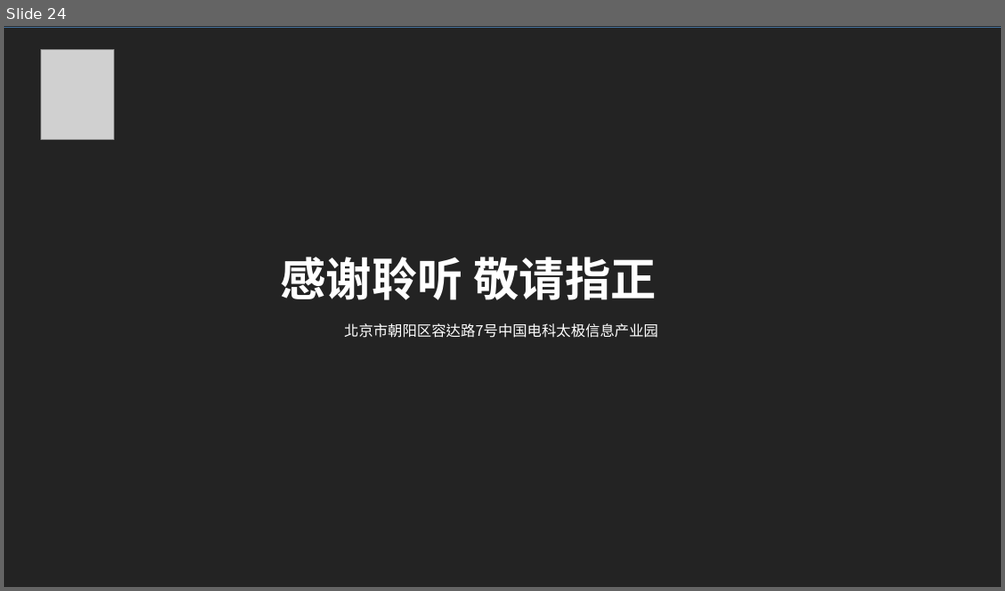
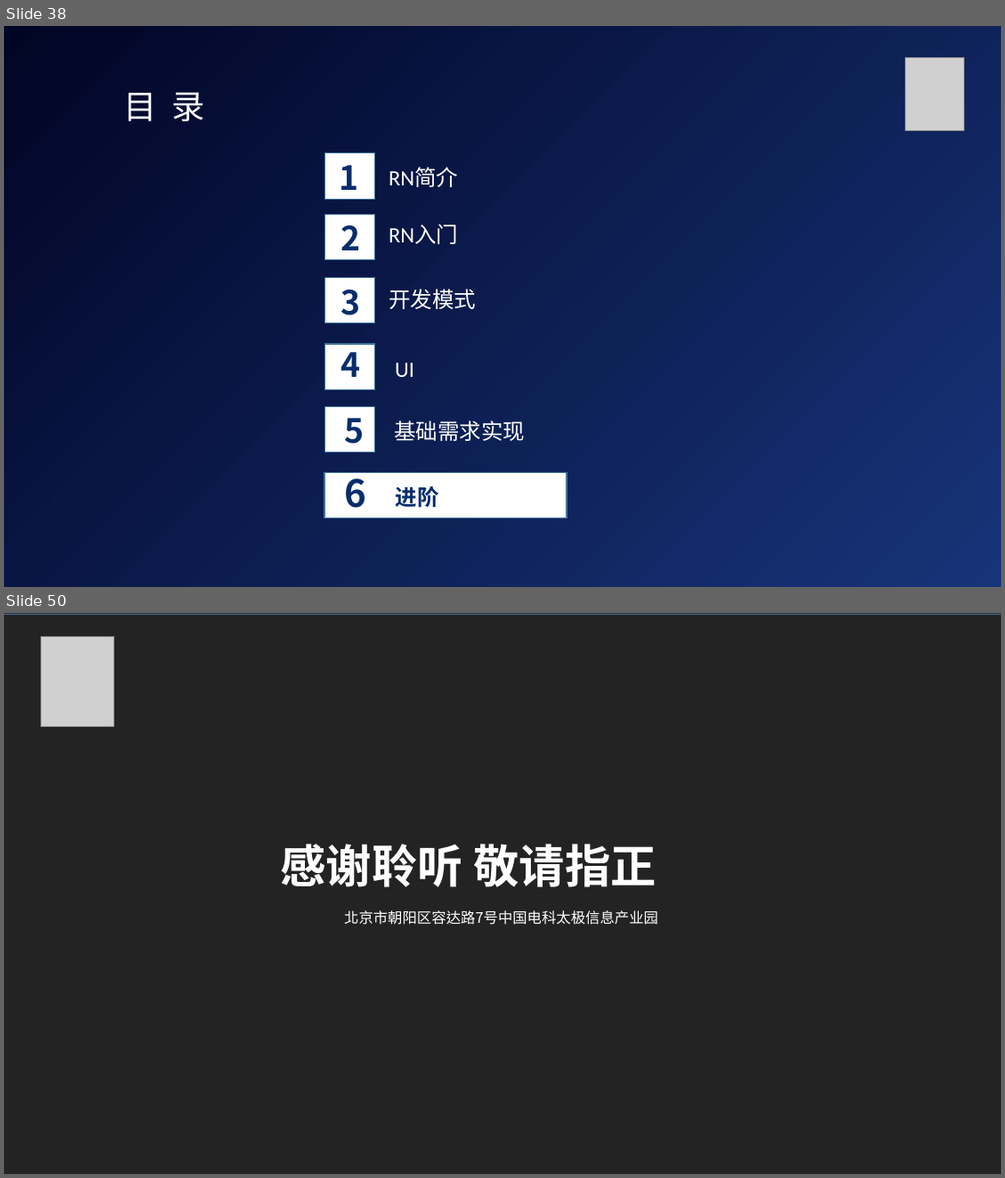
Before and after one commit to whutpsychic/ReactNative, a slide deck: 瑞太智联-RN开发.pptx. Shown one above the other, each under a label of ours: slide 24 before the commit, slides 38 and 50 after it; the slides between them are not shown. The pictures are 1005x591 and 1005x1178 pixels, drawn with LibreOffice and Linux fonts; fonts in the diff are those of the drawing; grey boxes stand for pictures; background and template pictures are left out; a plain dark background stands for a picture behind light text. Boxes give left, top, right and bottom in pixels: in the first picture for what was removed or moved away, otherwise in the second. Text is boxed around its words. In the diff, an @@ line names an element or a change of style, - is before the commit and + after.

```diff
--- a/瑞太智联-RN开发.pptx
+++ b/瑞太智联-RN开发.pptx
@@ slide 38 added at [4,26,1001,587], background gradient #050102 to #010525 to #173479 @@
@@ picture added at [905,58,964,131] @@
@@ text added at [123,92,205,121], 32 pt, text #FFFFFF @@
+目 录
@@ rectangle added at [324,153,375,199], fill #FFFFFF, outline #43739E 1 pt @@
@@ text added at [340,165,359,190], 32 pt, text #072D6C, bold @@
+1
@@ text added at [388,168,458,187], 21 pt, text #FFFFFF @@
+RN简介
@@ rectangle added at [324,215,375,260], fill #FFFFFF, outline #43739E 1 pt @@
@@ text added at [341,225,361,250], 32 pt, text #072D6C, bold @@
+2
@@ text added at [388,224,458,244], 21 pt, text #FFFFFF @@
+RN入门
@@ rectangle added at [324,277,375,323], fill #FFFFFF, outline #43739E 1 pt @@
@@ text added at [341,289,361,323], 32 pt, text #072D6C, bold @@
+3
@@ text added at [388,289,476,309], 21 pt, text #FFFFFF @@
+开发模式
@@ rectangle added at [324,344,375,389], fill #FFFFFF, outline #43739E 1 pt @@
@@ text added at [341,343,361,377], 32 pt, text #072D6C, bold @@
+4
@@ text added at [395,362,414,377], 21 pt, text #FFFFFF @@
+UI
@@ rectangle added at [324,407,375,452], fill #FFFFFF, outline #43739E 1 pt @@
@@ text added at [344,418,364,443], 32 pt, text #072D6C, bold @@
+5
@@ text added at [394,420,525,441], 21 pt, text #FFFFFF @@
+基础需求实现
@@ rectangle added at [324,473,567,518], fill #FFFFFF, outline #43739E 1 pt @@
@@ text added at [344,469,366,507], 36 pt, text #072D6C, bold @@
+6
@@ text added at [396,486,439,507], 21 pt, text #072D6C, bold @@
+进阶
@@ what was slide 24 is now slide 50 @@
```
Also in this commit, not shown: 26 other slides added, 1 slide removed, 1 other file.
